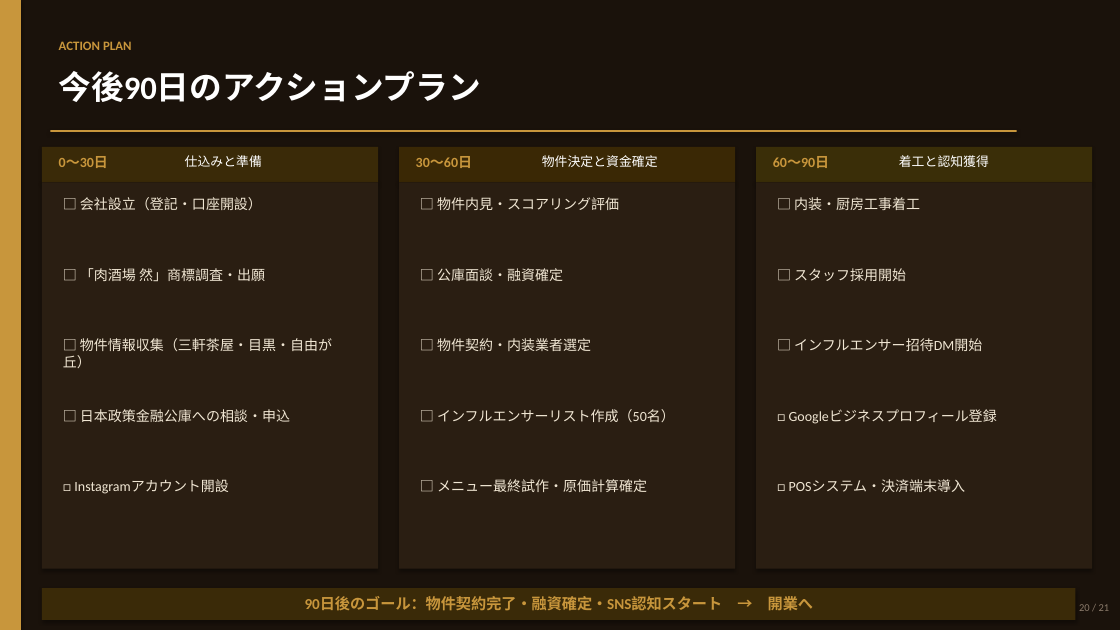
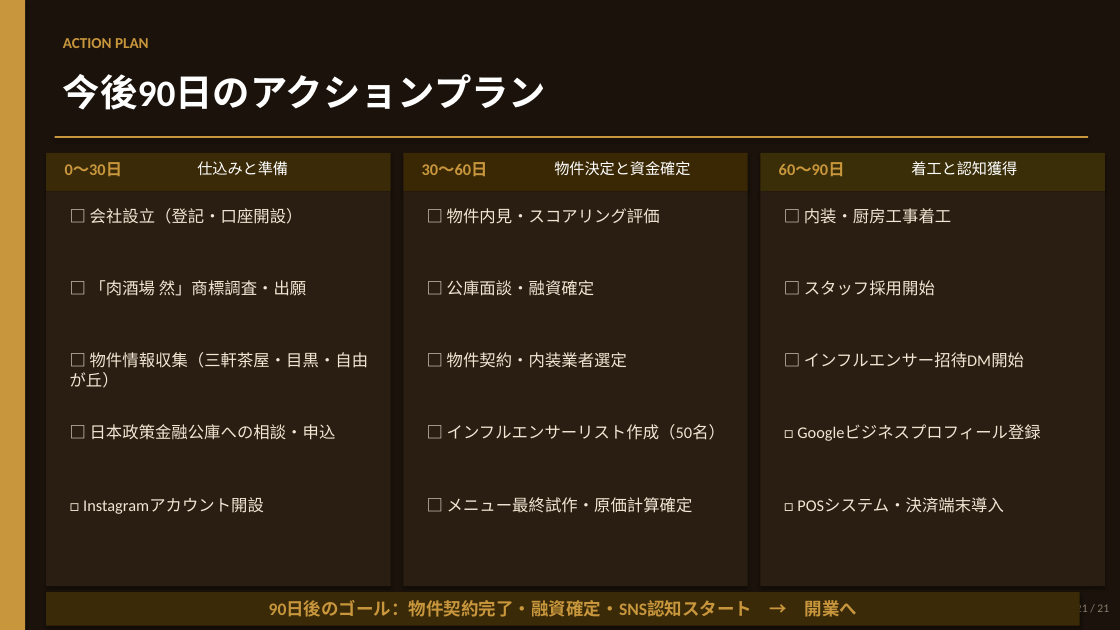
Before and after one commit to hunkotusaisinryo-lab/test-repo, a slide deck: slide 20 of reports/肉酒場然_事業計画書_20260605.pptx. Drawn at 1120x630 pixels with LibreOffice and Linux fonts; fonts in the diff are those of the drawing. Boxes give left, top, right and bottom in pixels: in the first picture for what was removed or moved away, otherwise in the second. Text is boxed around its words. In the diff, an @@ line names an element or a change of style, - is before the commit and + after.

```diff
--- a/reports/肉酒場然_事業計画書_20260605.pptx
+++ b/reports/肉酒場然_事業計画書_20260605.pptx
@@ rectangle resized from (x1=0, y1=0, x2=21, y2=630) to (x1=0, y1=0, x2=25, y2=630) @@
@@ text "今後90日のアクションプラン" at (x1=63, y1=74, x2=546, y2=110): size 28 to 32 pt @@
@@ rectangle resized from (x1=50, y1=130, x2=1017, y2=132) to (x1=55, y1=136, x2=1088, y2=138) @@
@@ rectangle resized from (x1=42, y1=147, x2=378, y2=182) to (x1=46, y1=153, x2=391, y2=192) @@
@@ text "仕込みと準備" moved from (x1=185, y1=155, x2=262, y2=167) to (x1=197, y1=161, x2=288, y2=176) @@
@@ rectangle resized from (x1=399, y1=147, x2=735, y2=182) to (x1=403, y1=153, x2=748, y2=192) @@
@@ text "物件決定と資金確定" moved from (x1=542, y1=155, x2=658, y2=167) to (x1=554, y1=161, x2=690, y2=175) @@
@@ rectangle resized from (x1=756, y1=147, x2=1092, y2=182) to (x1=760, y1=153, x2=1105, y2=192) @@
@@ size 11 to 13 pt in 4 elements at (x1=63, y1=38, x2=149, y2=48), (x1=197, y1=161, x2=288, y2=176), (x1=554, y1=161, x2=690, y2=175), (x1=911, y1=161, x2=1017, y2=176) @@
@@ text "着工と認知獲得" moved from (x1=899, y1=155, x2=989, y2=167) to (x1=911, y1=161, x2=1017, y2=176) @@
@@ rectangle resized from (x1=42, y1=182, x2=378, y2=569) to (x1=46, y1=192, x2=391, y2=586) @@
@@ text "□ 会社設立（登記・口座開設）" moved from (x1=80, y1=197, x2=262, y2=210) to (x1=90, y1=208, x2=303, y2=224) @@
@@ rectangle resized from (x1=399, y1=182, x2=735, y2=569) to (x1=403, y1=192, x2=748, y2=586) @@
@@ text "□ 物件内見・スコアリング評価" moved from (x1=437, y1=197, x2=619, y2=210) to (x1=447, y1=208, x2=660, y2=224) @@
@@ rectangle resized from (x1=756, y1=182, x2=1092, y2=569) to (x1=760, y1=192, x2=1105, y2=586) @@
@@ text "□ 内装・厨房工事着工" moved from (x1=794, y1=197, x2=920, y2=210) to (x1=804, y1=208, x2=951, y2=224) @@
@@ text "□ 「肉酒場 然」商標調査・出願" moved from (x1=80, y1=268, x2=265, y2=281) to (x1=90, y1=280, x2=306, y2=296) @@
@@ text "□ 公庫面談・融資確定" moved from (x1=437, y1=268, x2=563, y2=281) to (x1=447, y1=280, x2=594, y2=296) @@
@@ text "□ スタッフ採用開始" moved from (x1=794, y1=268, x2=906, y2=281) to (x1=804, y1=280, x2=935, y2=296) @@
@@ text "□ 物件情報収集（三軒茶屋・目黒・自由が丘）" moved from (x1=63, y1=338, x2=332, y2=368) to (x1=70, y1=352, x2=368, y2=388) @@
@@ text "□ 物件契約・内装業者選定" moved from (x1=437, y1=338, x2=591, y2=351) to (x1=447, y1=352, x2=627, y2=368) @@
@@ text "□ インフルエンサー招待DM開始" moved from (x1=794, y1=338, x2=982, y2=351) to (x1=804, y1=352, x2=1024, y2=368) @@
@@ text "□ 日本政策金融公庫への相談・申込" moved from (x1=80, y1=409, x2=290, y2=422) to (x1=90, y1=424, x2=336, y2=440) @@
@@ text "□ インフルエンサーリスト作成（50名）" moved from (x1=437, y1=409, x2=675, y2=422) to (x1=447, y1=424, x2=725, y2=440) @@
@@ text "□ Googleビジネスプロフィール登録" moved from (x1=789, y1=409, x2=997, y2=424) to (x1=797, y1=425, x2=1040, y2=441) @@
@@ text "□ Instagramアカウント開設" moved from (x1=74, y1=480, x2=229, y2=494) to (x1=83, y1=497, x2=264, y2=514) @@
@@ text "□ メニュー最終試作・原価計算確定" moved from (x1=437, y1=479, x2=647, y2=492) to (x1=447, y1=497, x2=693, y2=513) @@
@@ size 12 to 14 pt in 18 elements at (x1=447, y1=208, x2=660, y2=224), (x1=90, y1=208, x2=303, y2=224), (x1=804, y1=208, x2=951, y2=224), (x1=447, y1=280, x2=594, y2=296), (x1=90, y1=280, x2=306, y2=296), (x1=804, y1=280, x2=935, y2=296), (x1=447, y1=352, x2=627, y2=368), (x1=70, y1=352, x2=368, y2=388), (x1=804, y1=352, x2=1024, y2=368), (x1=65, y1=162, x2=123, y2=176), (x1=422, y1=162, x2=488, y2=176), (x1=779, y1=162, x2=845, y2=176), (x1=447, y1=424, x2=725, y2=440), (x1=90, y1=424, x2=336, y2=440), (x1=797, y1=425, x2=1040, y2=441), (x1=83, y1=497, x2=264, y2=514), (x1=447, y1=497, x2=693, y2=513), (x1=797, y1=497, x2=1004, y2=513) @@
@@ text "□ POSシステム・決済端末導入" moved from (x1=789, y1=480, x2=966, y2=492) to (x1=797, y1=497, x2=1004, y2=513) @@
@@ text "90日後のゴール：物件契約完了・融資確定・SNS認知スタート → 開業へ" at (x1=269, y1=600, x2=857, y2=617): size 13 to 15 pt @@
@@ rectangle moved from (x1=42, y1=588, x2=1075, y2=620) to (x1=46, y1=592, x2=1080, y2=626) @@
@@ text at (x1=1076, y1=604, x2=1109, y2=612): text changed; size 9 to 10 pt @@
-20 / 21
+21 / 21
```
Also in this commit, not shown: 20 other slides changed, 1 other file.
